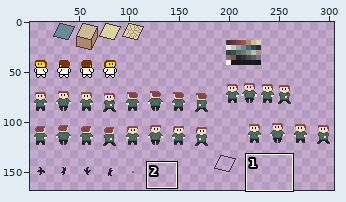
Sprite sheet, stored at images/tiles.png. Above, an overview of the earlier version with the close-up marked.
Close-up. Before the edit:
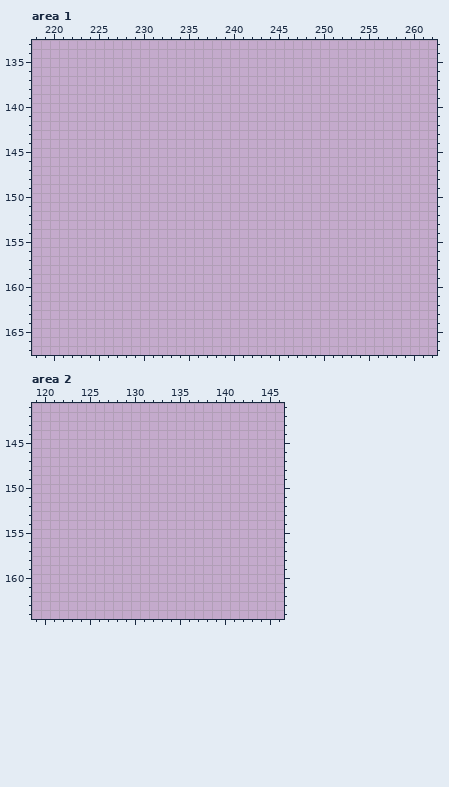
The file is 326x180 pixels. Shown: area 1: x 218..262, y 133..167; area 2: x 119..146, y 141..164. The wide view leaves out empty margins. The commit also changed other parts of the picture, which this record leaves out.
Palette (. is transparent): 
The same view after the edit:
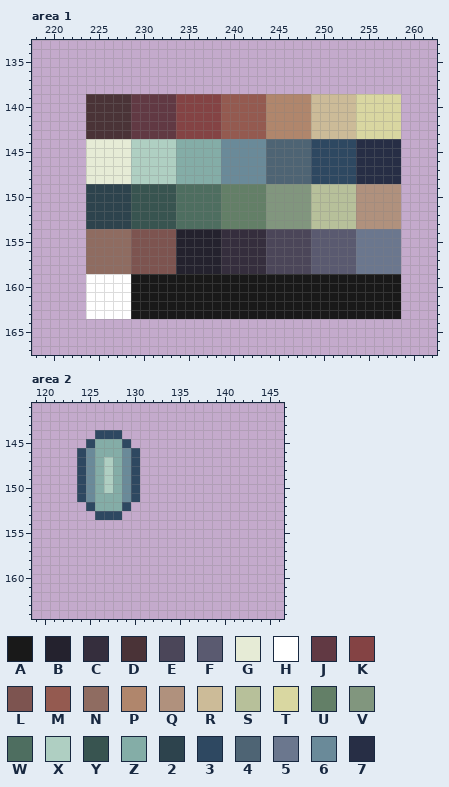
Colours new in this view: A #191919  B #24222e  C #352e3d  D #4a3337  E #4b4659  F #5a5a70  G #e6ebd6  H #ffffff  J #613943  K #844344  L #7d5450  M #945a50  N #8f6c61  P #b0866c  Q #b0917d  R #ccbb98  S #b7c09a  T #d9d7a1  U #637f67  V #81967e  W #4e6e60  X #afcfc2  Y #385450  Z #84ada7  2 #2d434d  3 #2e4861  4 #4e6474  5 #6b778e  6 #6a8a99  7 #272e45
Changes in this commit:
Area 1:
The edit adds colour 2 in rows 149 to 153 at x 224 to 228.
The edit adds colour 3 in rows 144 to 148 at x 249 to 253.
The edit adds colour 4 in rows 144 to 148 at x 244 to 248.
The edit adds colour 5 in rows 154 to 158 at x 254 to 258.
The edit adds colour 6 in rows 144 to 148 at x 239 to 243.
The edit adds colour 7 in rows 144 to 148 at x 254 to 258.
The edit adds colour A in rows 159 to 163 at x 229 to 258.
The edit adds colour B in rows 154 to 158 at x 234 to 238.
The edit adds colour C in rows 154 to 158 at x 239 to 243.
The edit adds colour D in rows 139 to 143 at x 224 to 228.
The edit adds colour E in rows 154 to 158 at x 244 to 248.
The edit adds colour F in rows 154 to 158 at x 249 to 253.
The edit adds colour G in rows 144 to 148 at x 224 to 228.
The edit adds colour H in rows 159 to 163 at x 224 to 228.
The edit adds colour J in rows 139 to 143 at x 229 to 233.
The edit adds colour K in rows 139 to 143 at x 234 to 238.
The edit adds colour L in rows 154 to 158 at x 229 to 233.
The edit adds colour M in rows 139 to 143 at x 239 to 243.
The edit adds colour N in rows 154 to 158 at x 224 to 228.
The edit adds colour P in rows 139 to 143 at x 244 to 248.
The edit adds colour Q in rows 149 to 153 at x 254 to 258.
The edit adds colour R in rows 139 to 143 at x 249 to 253.
The edit adds colour S in rows 149 to 153 at x 249 to 253.
The edit adds colour T in rows 139 to 143 at x 254 to 258.
The edit adds colour U in rows 149 to 153 at x 239 to 243.
The edit adds colour V in rows 149 to 153 at x 244 to 248.
The edit adds colour W in rows 149 to 153 at x 234 to 238.
The edit adds colour X in rows 144 to 148 at x 229 to 233.
The edit adds colour Y in rows 149 to 153 at x 229 to 233.
The edit adds colour Z in rows 144 to 148 at x 234 to 238.
Area 2:
The edit adds colour 3 in row 144 at x 126 to 128; in row 145 at x 125 and 129; in rows 146 to 151 at x 124 and 130; in row 152 at x 125 and 129; in row 153 at x 126 to 128.
The edit adds colour 6 in rows 146 to 151 at x 125 and 129.
The edit adds colour X in rows 147 to 150 at x 127.
The edit adds colour Z in rows 145 to 146 at x 126 to 128; in rows 147 to 150 at x 126 and 128; in rows 151 to 152 at x 126 to 128.
Changed places in both close-ups, as pixel boxes (x1, y1, x2, y2):
added: (86, 94, 401, 319)
added: (77, 430, 140, 520)
